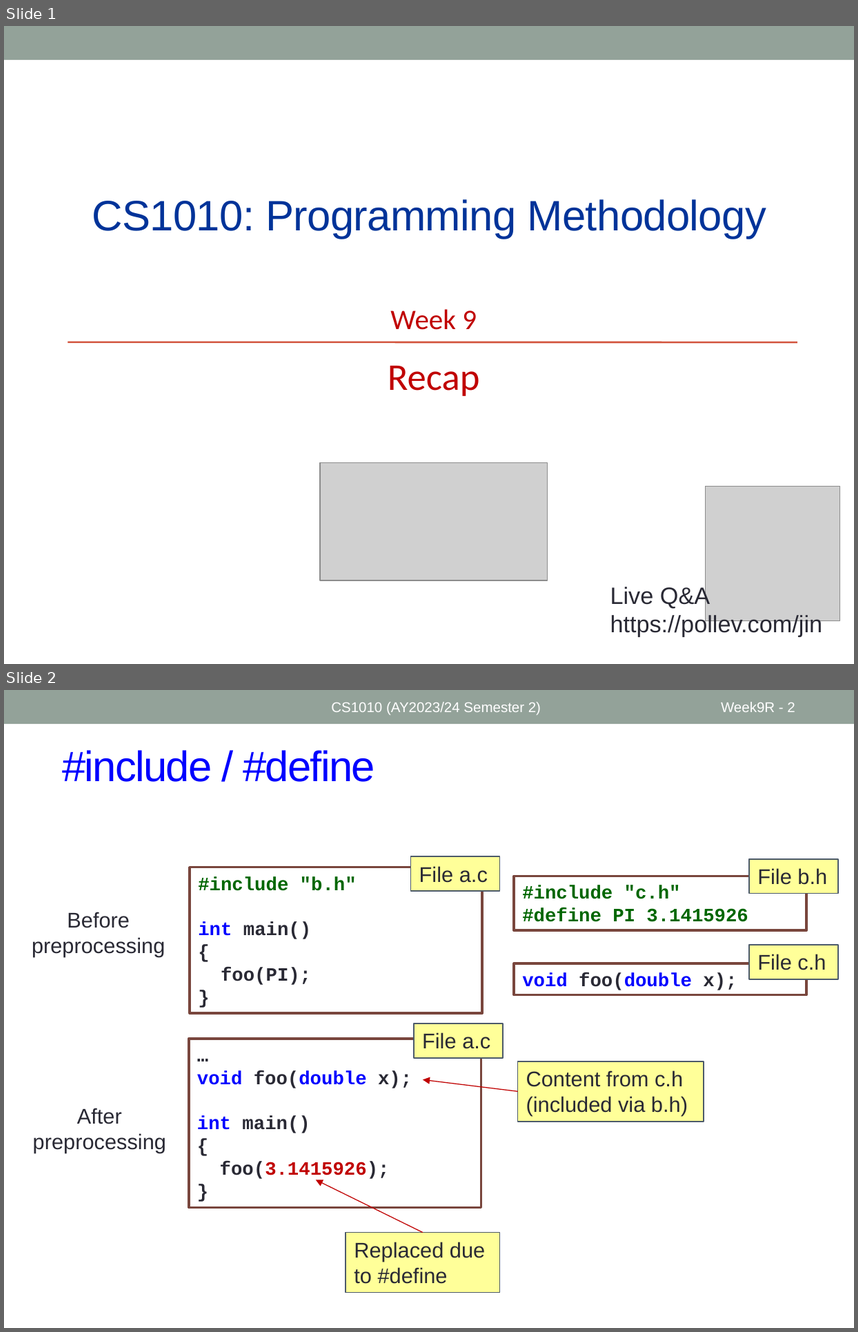
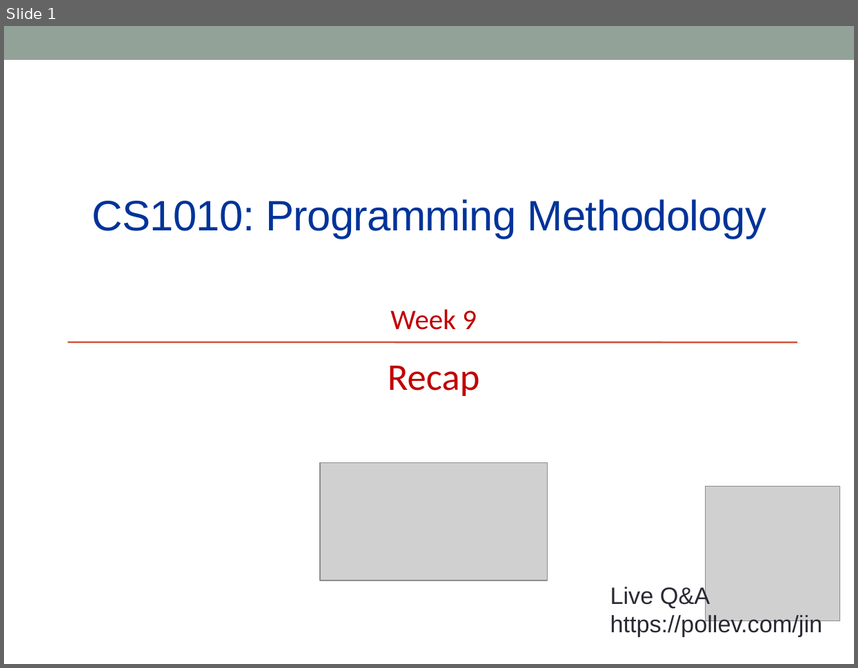
Before and after one commit to nus-cs1010-2425-s2/website, a slide deck: slides/Week9_Recap.pptx. Shown one above the other, each under a label of ours: slides 1 and 2 before the commit, slide 1 after it. The pictures are 858x1332 and 858x668 pixels, drawn with LibreOffice and Linux fonts; fonts in the diff are those of the drawing; grey boxes stand for pictures. Boxes give left, top, right and bottom in pixels: in the first picture for what was removed or moved away, otherwise in the second. Text is boxed around its words. In the diff, an @@ line names an element or a change of style, - is before the commit and + after.

```diff
--- a/slides/Week9_Recap.pptx
+++ b/slides/Week9_Recap.pptx
@@ slide 2 removed at (4, 690, 854, 1328), background #FFFFFF; not listed: 1 template element that a slide beside it also shows @@
@@ text removed at (331, 702, 541, 715) @@
-CS1010 (AY2023/24 Semester 2)
@@ page number removed at (721, 702, 795, 712) @@
-Week9R - 2
@@ title removed at (62, 750, 375, 782) @@
-#include / #define
@@ rectangle removed at (190, 867, 483, 1013) @@
-#include "b.h"
-int main()
-{
-foo(PI);
-}
@@ rectangle removed at (411, 856, 500, 891) @@
-File a.c
@@ rectangle removed at (749, 859, 839, 893) @@
-File b.h
@@ rectangle removed at (514, 876, 806, 931) @@
-#include "c.h"
-#define PI 3.1415926
@@ text removed at (32, 911, 165, 957) @@
-Before preprocessing
@@ rectangle removed at (749, 945, 839, 979) @@
-File c.h
@@ rectangle removed at (514, 963, 806, 994) @@
-void foo(double x);
@@ rectangle removed at (188, 1038, 481, 1208) @@
-…
-void foo(double x);
-int main()
-{
-foo(3.1415926);
-}
@@ rectangle removed at (414, 1023, 503, 1057) @@
-File a.c
@@ rectangle removed at (517, 1061, 704, 1122) @@
-Content from c.h (included via b.h)
@@ arrow removed from (517, 1092) to (423, 1079) @@
@@ text removed at (33, 1107, 166, 1153) @@
-After preprocessing
@@ arrow removed from (423, 1232) to (316, 1180) @@
@@ rectangle removed at (346, 1232, 499, 1292) @@
-Replaced due to #define
```
Also in this commit, not shown: 2 slides changed, 2 slides added, 5 other slides removed, 4 other files.
